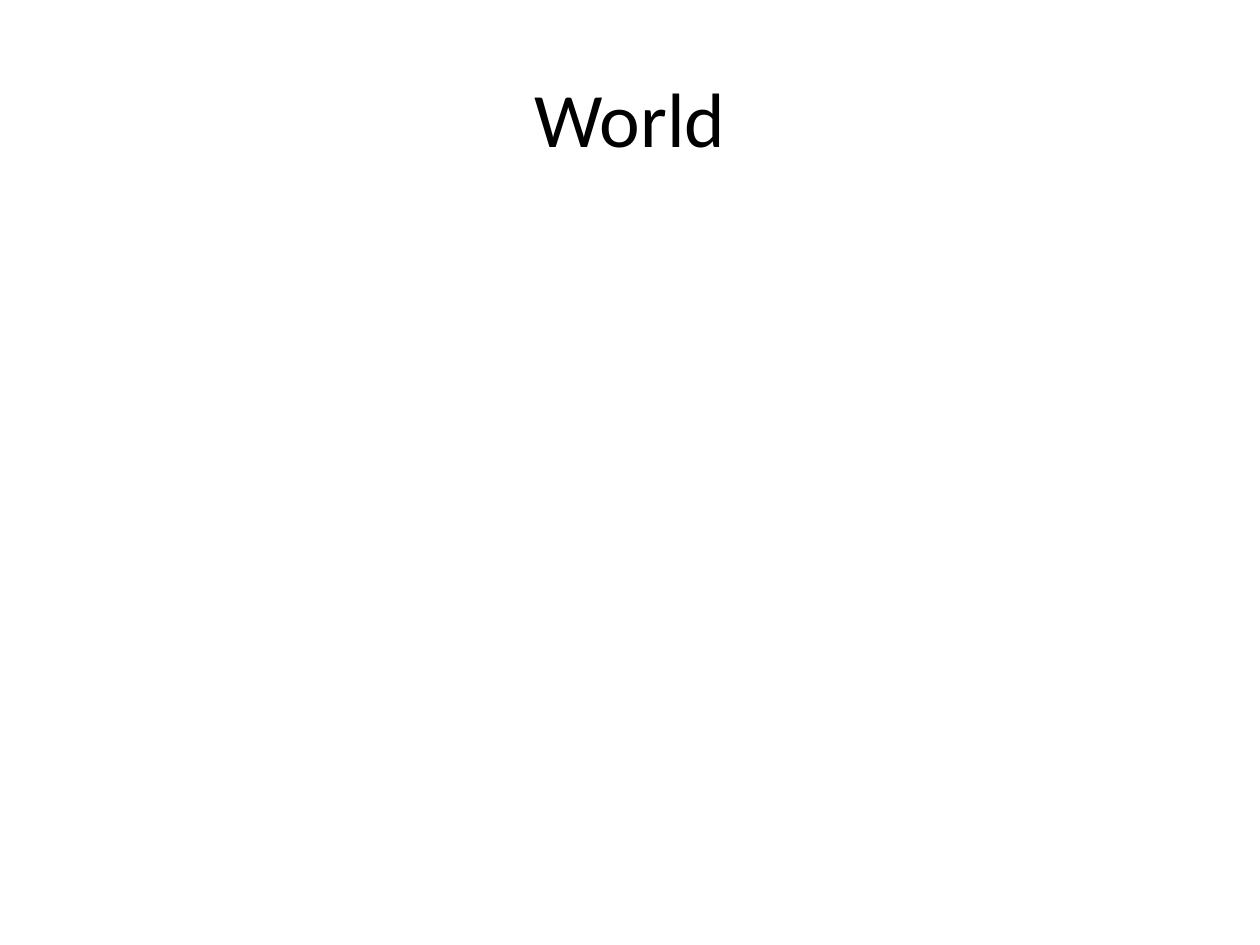
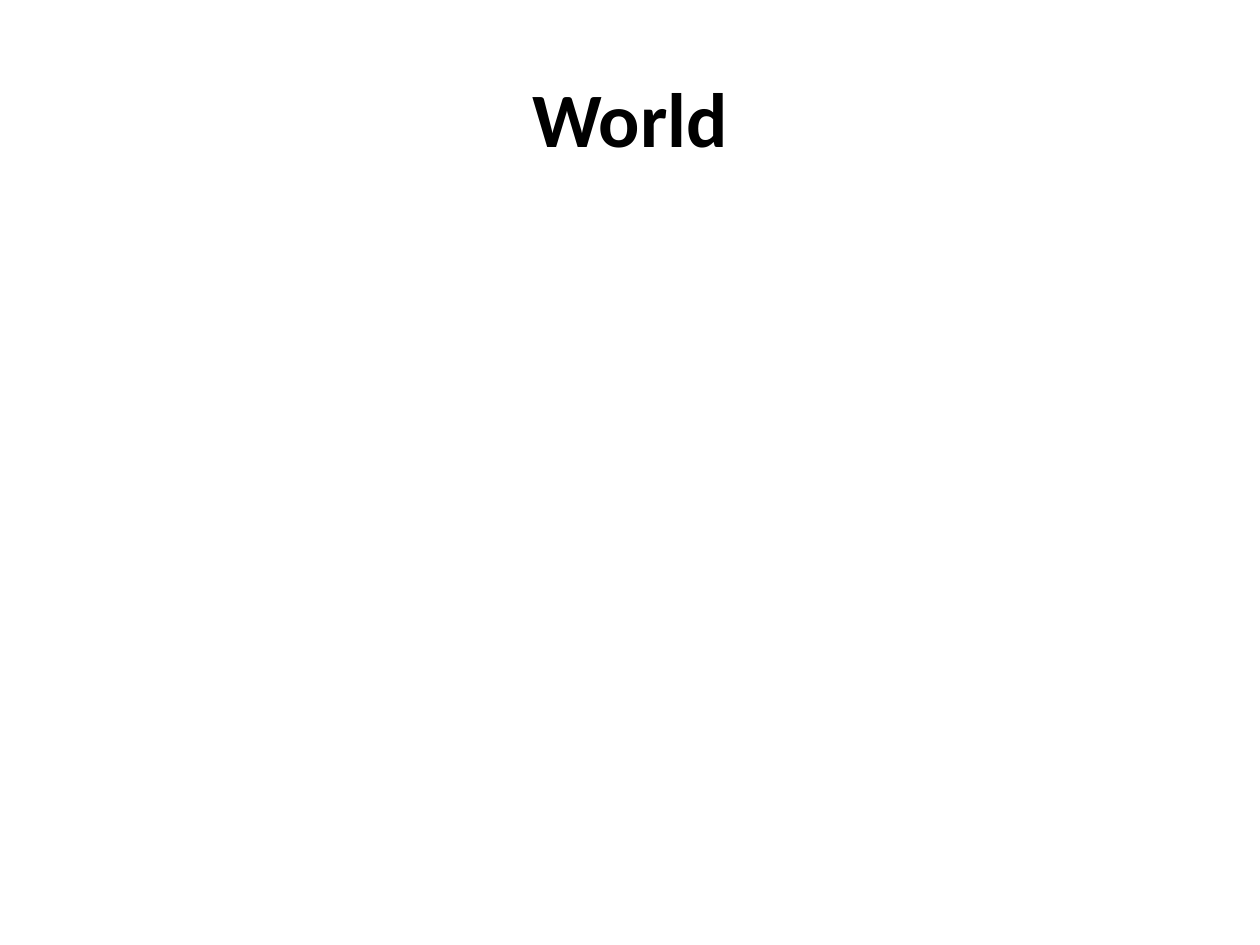
Before and after one commit to Hankli/VirtualEnvironments-Project, a slide deck: slide 7 of Documents/Presentations/Mock Presentation.pptx. Drawn at 1260x945 pixels with LibreOffice and Linux fonts; fonts in the diff are those of the drawing; background and template pictures are left out. Boxes give left, top, right and bottom in pixels: in the first picture for what was removed or moved away, otherwise in the second. Text is boxed around its words. In the diff, an @@ line names an element or a change of style, - is before the commit and + after.

```diff
--- a/Documents/Presentations/Mock Presentation.pptx
+++ b/Documents/Presentations/Mock Presentation.pptx
@@ title "World" at (x1=532, y1=93, x2=728, y2=148): bold on @@
```
Also in this commit, not shown: 10 other slides changed.
